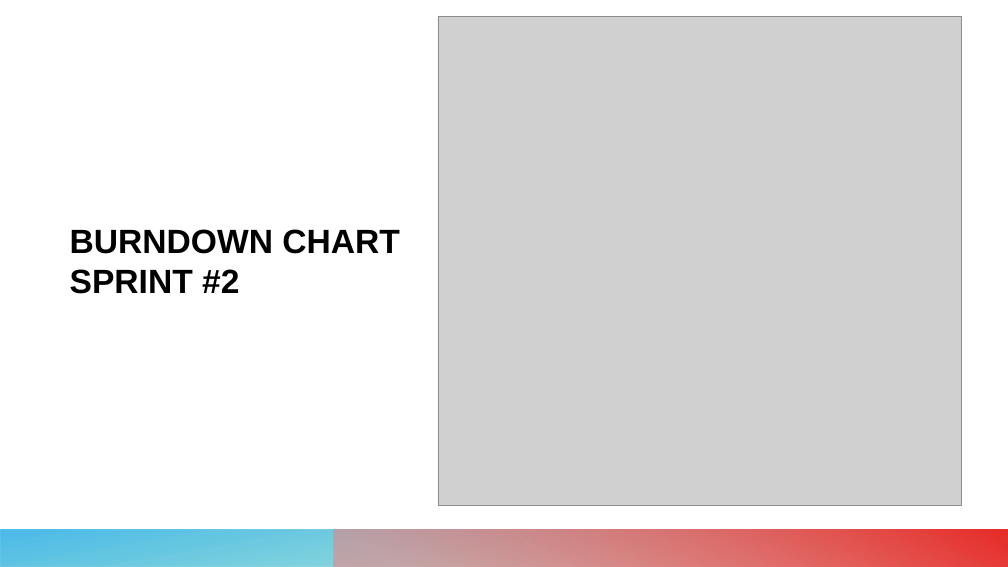
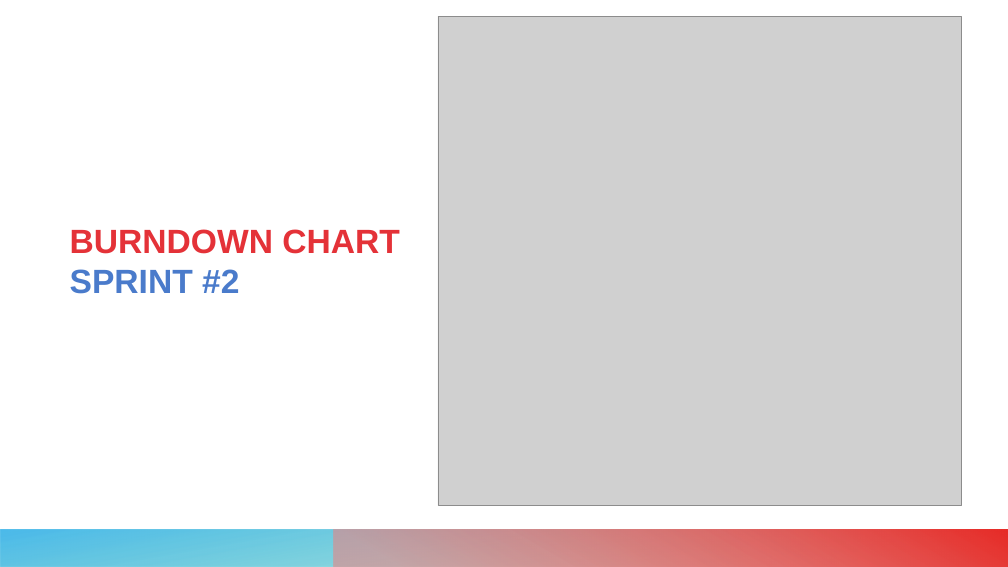
Before and after one commit to giuseppefrusso/Team8SE, a slide deck: slide 5 of Team 8 finale.pptx. Drawn at 1008x567 pixels with LibreOffice and Linux fonts; fonts in the diff are those of the drawing; grey boxes stand for pictures. Boxes give left, top, right and bottom in pixels: in the first picture for what was removed or moved away, otherwise in the second. Text is boxed around its words. In the diff, an @@ line names an element or a change of style, - is before the commit and + after.

```diff
--- a/Team 8 finale.pptx
+++ b/Team 8 finale.pptx
@@ text "BURNDOWN CHART" at <box>70,229,400,294</box>: text colour #000000 to #E43238 in "BURNDOWN CHART"; text colour #000000 to #4A7BCB in "SPRINT #2" @@
```
Also in this commit, not shown: 6 other slides changed, 1 slide added, 1 slide removed.
